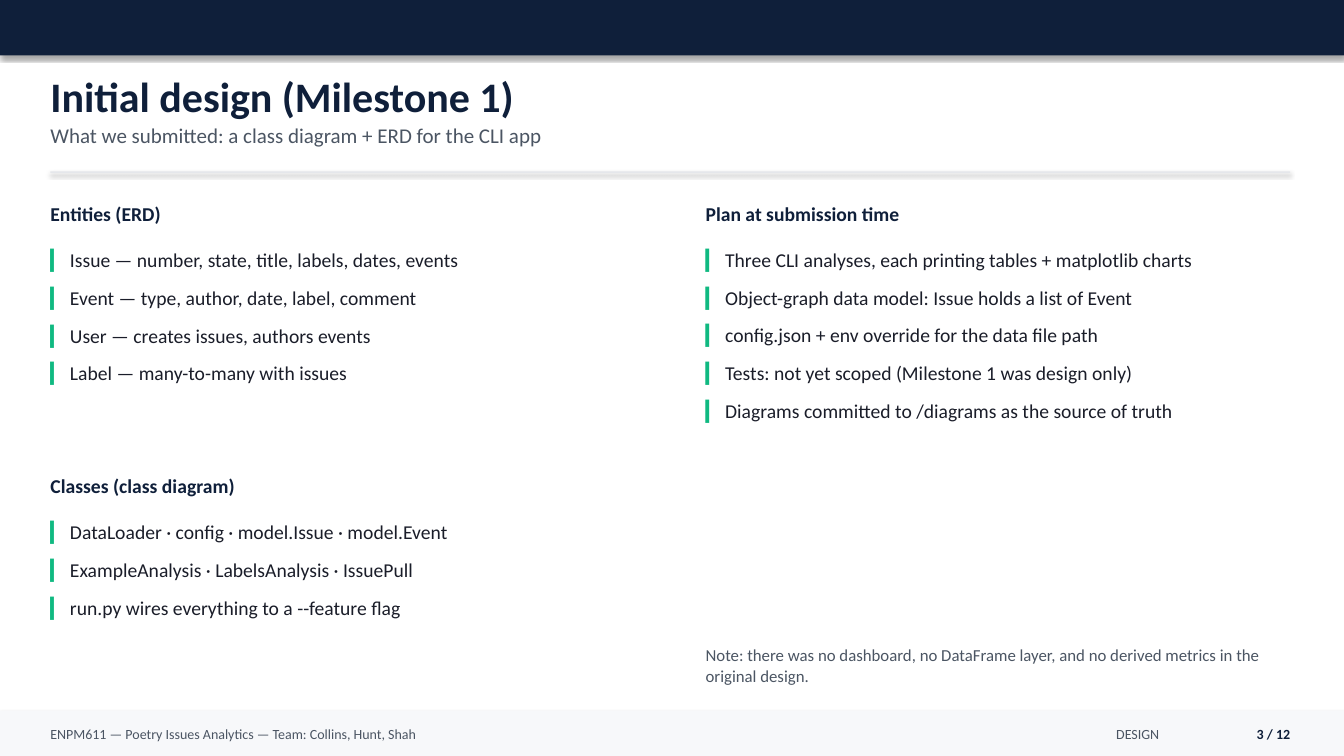
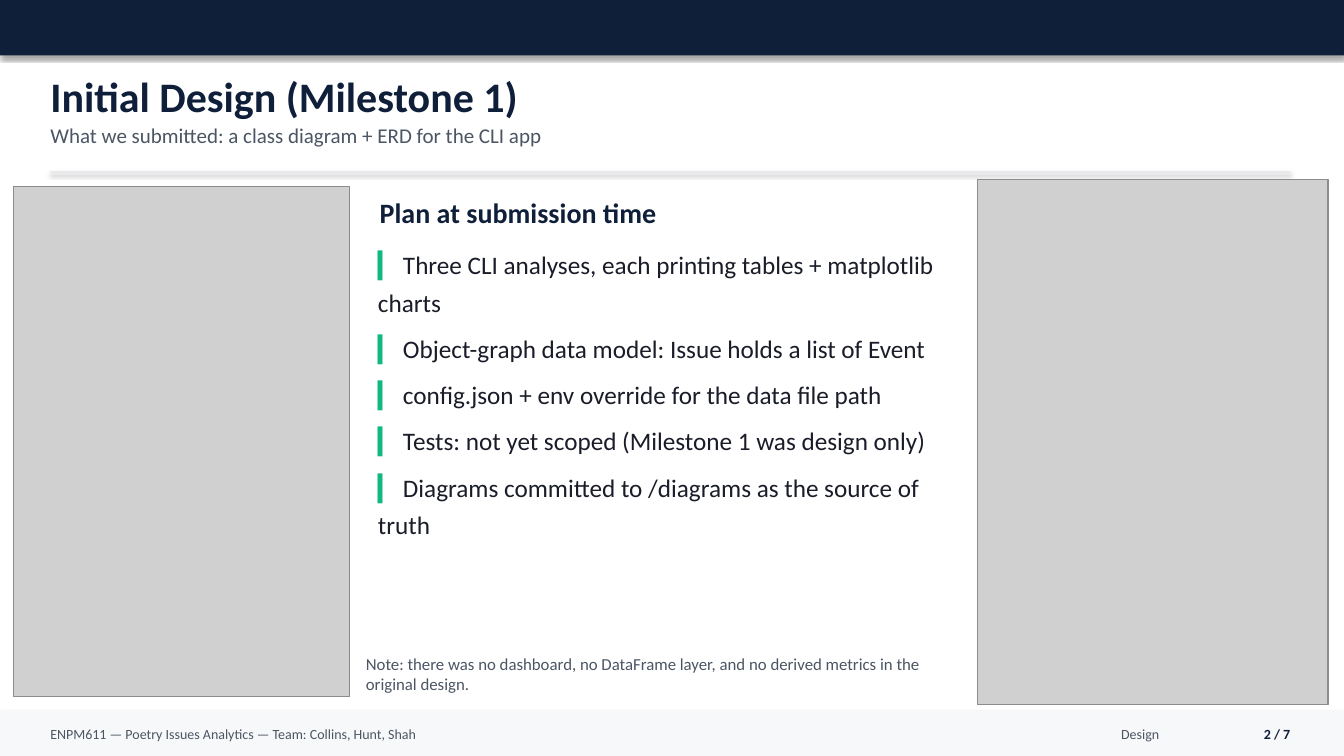
Before and after one commit to shivshahh/enpm611-project, a slide deck: slide 3 of presentation/ENPM611_Final_Presentation.pptx. Drawn at 1344x756 pixels with LibreOffice and Linux fonts; fonts in the diff are those of the drawing; grey boxes stand for pictures. Boxes give left, top, right and bottom in pixels: in the first picture for what was removed or moved away, otherwise in the second. Text is boxed around its words. In the diff, an @@ line names an element or a change of style, - is before the commit and + after.

```diff
--- a/presentation/ENPM611_Final_Presentation.pptx
+++ b/presentation/ENPM611_Final_Presentation.pptx
@@ text at bbox=[50, 81, 517, 119]: text changed @@
-Initial design (Milestone 1)
+Initial Design (Milestone 1)
@@ picture added at bbox=[978, 179, 1329, 705] @@
@@ picture added at bbox=[13, 187, 350, 697] @@
@@ text removed at bbox=[50, 206, 160, 224] @@
-Entities (ERD)
@@ text "Plan at submission time": place and size @@
-text "Plan at submission time" at bbox=[706, 207, 899, 221]
+text "Plan at submission time" at bbox=[380, 203, 656, 224]
@@ text "Plan at submission time" at bbox=[380, 203, 656, 224]: size 14 to 20 pt @@
@@ text removed at bbox=[70, 253, 458, 383] @@
-▎ Issue — number, state, title, labels, dates, events
-▎ Event — type, author, date, label, comment
-▎ User — creates issues, authors events
-▎ Label — many-to-many with issues
@@ text "▎ Three CLI analyses, each ...": place and size @@
-text "▎ Three CLI analyses, each ..." at bbox=[725, 253, 1192, 422]
+text "▎ Three CLI analyses, each ..." at bbox=[378, 256, 933, 534]
@@ text "▎ Three CLI analyses, each ..." at bbox=[378, 256, 933, 534]: size 14 to 18 pt; less space between paragraphs @@
@@ text removed at bbox=[50, 478, 235, 497] @@
-Classes (class diagram)
@@ text removed at bbox=[70, 525, 447, 619] @@
-▎ DataLoader · config · model.Issue · model.Event
-▎ ExampleAnalysis · LabelsAnalysis · IssuePull
-▎ run.py wires everything to a --feature flag
@@ text "Note: there was no dashboard, ...": place and size @@
-text "Note: there was no dashboard, ..." at bbox=[706, 649, 1259, 685]
+text "Note: there was no dashboard, ..." at bbox=[366, 658, 920, 693]
@@ text at bbox=[1121, 729, 1159, 742]: text changed @@
-DESIGN
+Design
@@ text at bbox=[1264, 730, 1290, 739]: text changed @@
-3 / 12
+2 / 7
```
Also in this commit, not shown: 4 other slides changed, 4 slides added, 7 slides removed.
